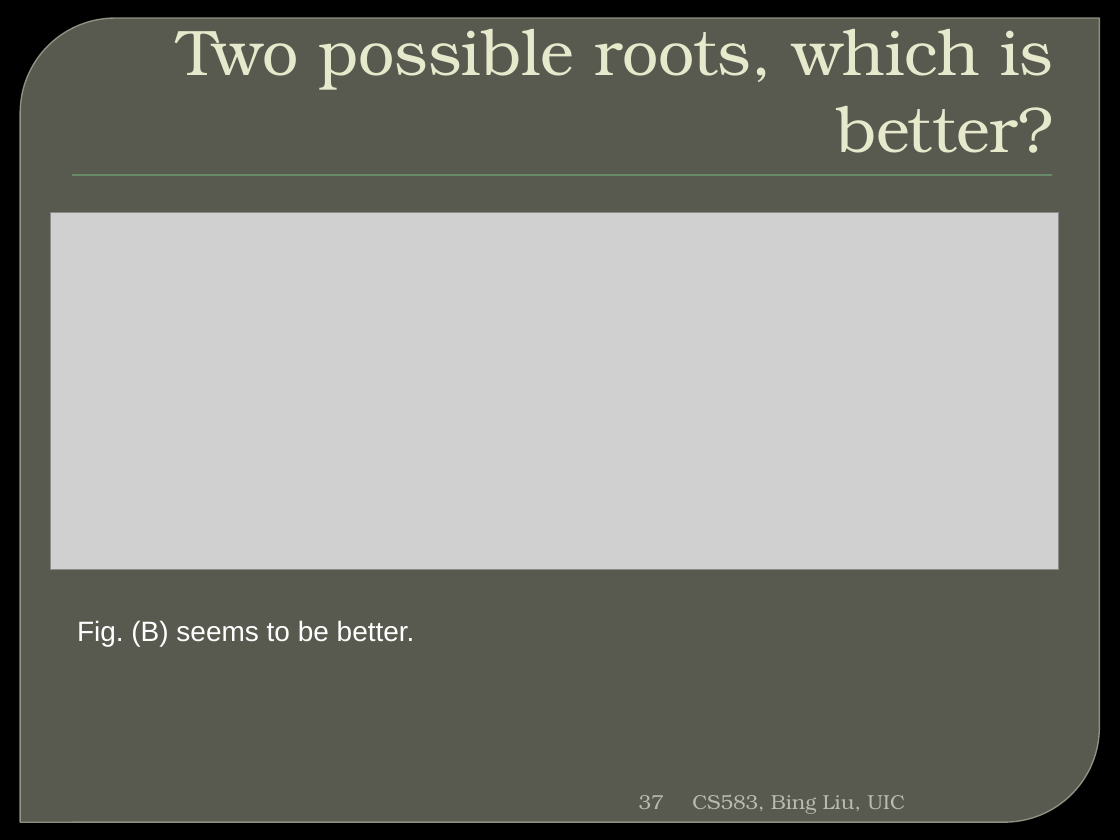
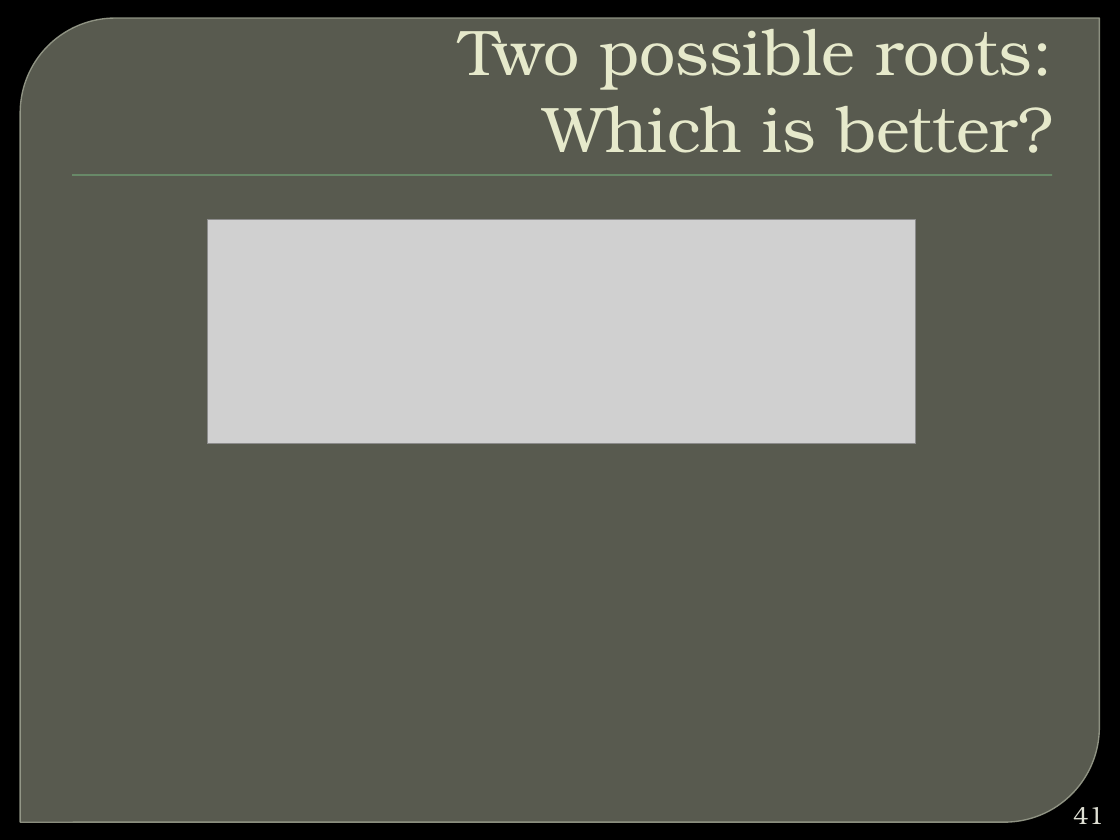
Before and after one commit to winteram/BIA660-2013S, a slide deck: slide 41 of course_docs/20130423/MLclassification.pptx (slide 37 before the commit). Drawn at 1120x840 pixels with LibreOffice and Linux fonts; fonts in the diff are those of the drawing; grey boxes stand for pictures; background and template pictures are left out. Boxes give left, top, right and bottom in pixels: in the first picture for what was removed or moved away, otherwise in the second. Text is boxed around its words. In the diff, an @@ line names an element or a change of style, - is before the commit and + after.

```diff
--- a/course_docs/20130423/MLclassification.pptx
+++ b/course_docs/20130423/MLclassification.pptx
@@ title at box(459, 14, 1053, 153): text changed @@
-Two possible roots, which is better?
+Two possible roots:
+Which is better?
@@ picture: place and size @@
-picture at box(50, 213, 1058, 570)
+picture at box(207, 220, 915, 444)
@@ text removed at box(77, 620, 415, 647) @@
-Fig. (B) seems to be better.
@@ page number removed at box(639, 795, 664, 809) @@
-37
@@ text removed at box(692, 794, 905, 814) @@
-CS583, Bing Liu, UIC
@@ page number added at box(1073, 807, 1104, 824), 16 pt, text #E0E0D4 @@
+41
```
Also in this commit, not shown: 38 other slides changed, 22 slides added, 7 slides removed.
